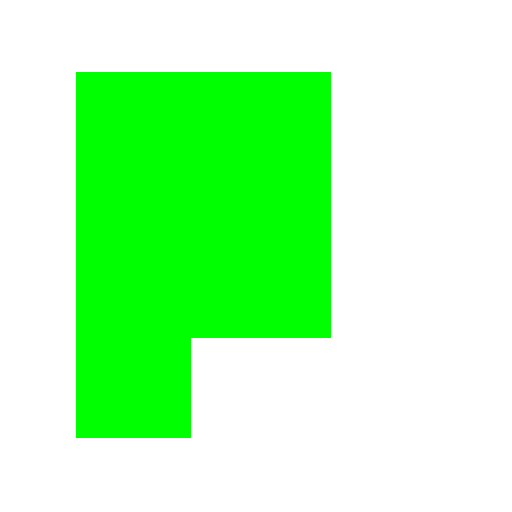
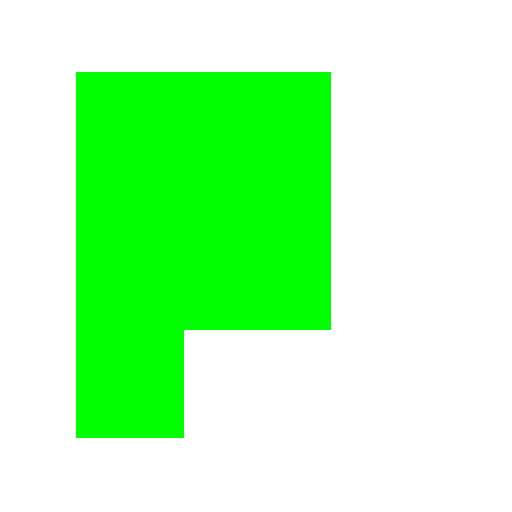
Layer changes from the first w=512, h=512 image to the second:
painted on "Layer" over [184, 330, 331, 438]
